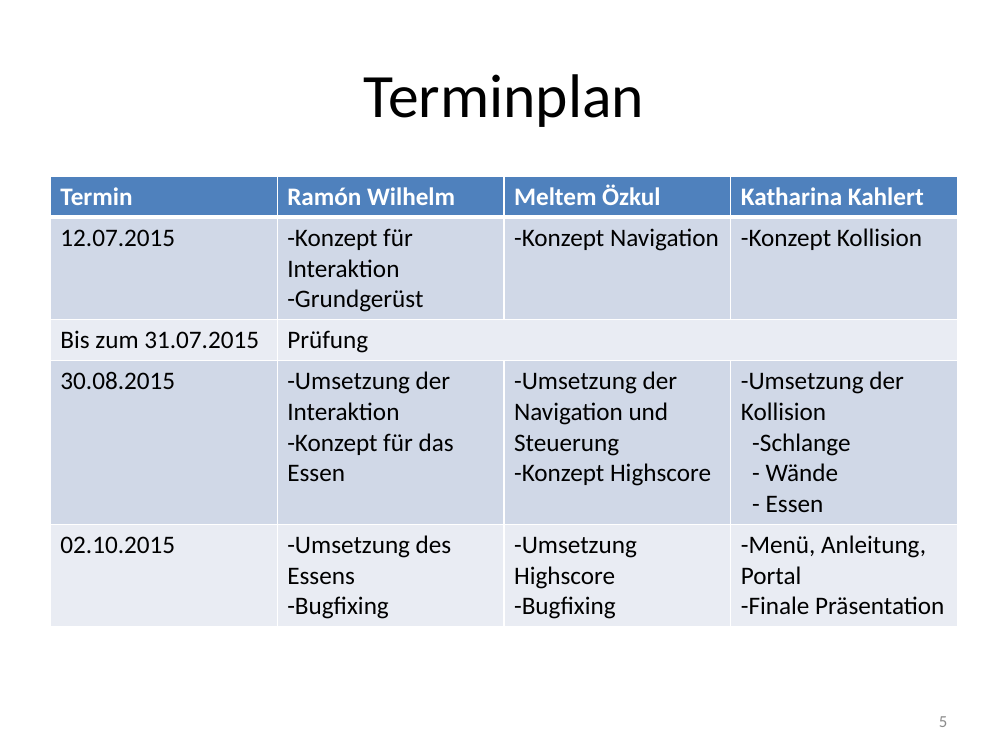
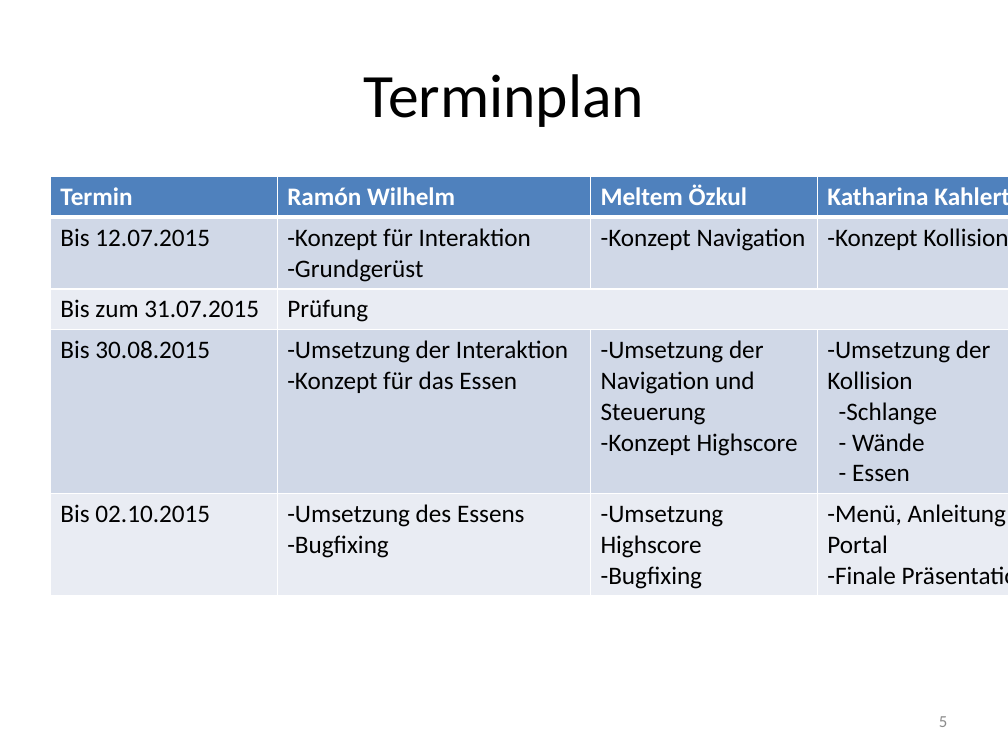
Before and after one commit to RamoramaInteractive/GDV-Projekt, a slide deck: slide 5 of Planungspraesentation-Mitte Juni/Planungspräsentation V. 1.pptx. Drawn at 1008x756 pixels with LibreOffice and Linux fonts; fonts in the diff are those of the drawing. Boxes give left, top, right and bottom in pixels: in the first picture for what was removed or moved away, otherwise in the second. Text is boxed around its words. In the diff, an @@ line names an element or a change of style, - is before the commit and + after.

Commit message:
Katha kann jetzt pushen ;)

```diff
--- a/Planungspraesentation-Mitte Juni/Planungspräsentation V. 1.pptx
+++ b/Planungspraesentation-Mitte Juni/Planungspräsentation V. 1.pptx
@@ table at (50, 176, 1008, 593) @@
-row 2, column 1: 12.07.2015
+row 2, column 1: Bis 12.07.2015
-row 4, column 1: 30.08.2015
+row 4, column 1: Bis 30.08.2015
-row 5, column 1: 02.10.2015
+row 5, column 1: Bis 02.10.2015
@@ table: place and size @@
-table at (50, 176, 958, 623)
+table at (50, 176, 1008, 593)
```
